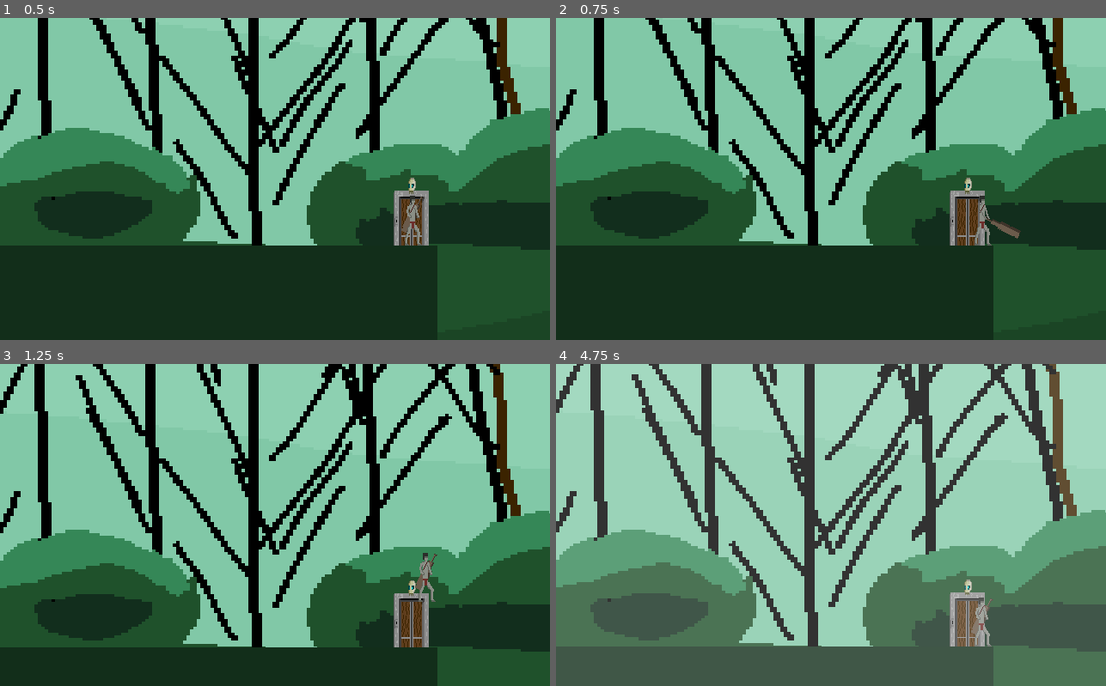
Above: before the commit, frames 1-4 (two rows, left to right).
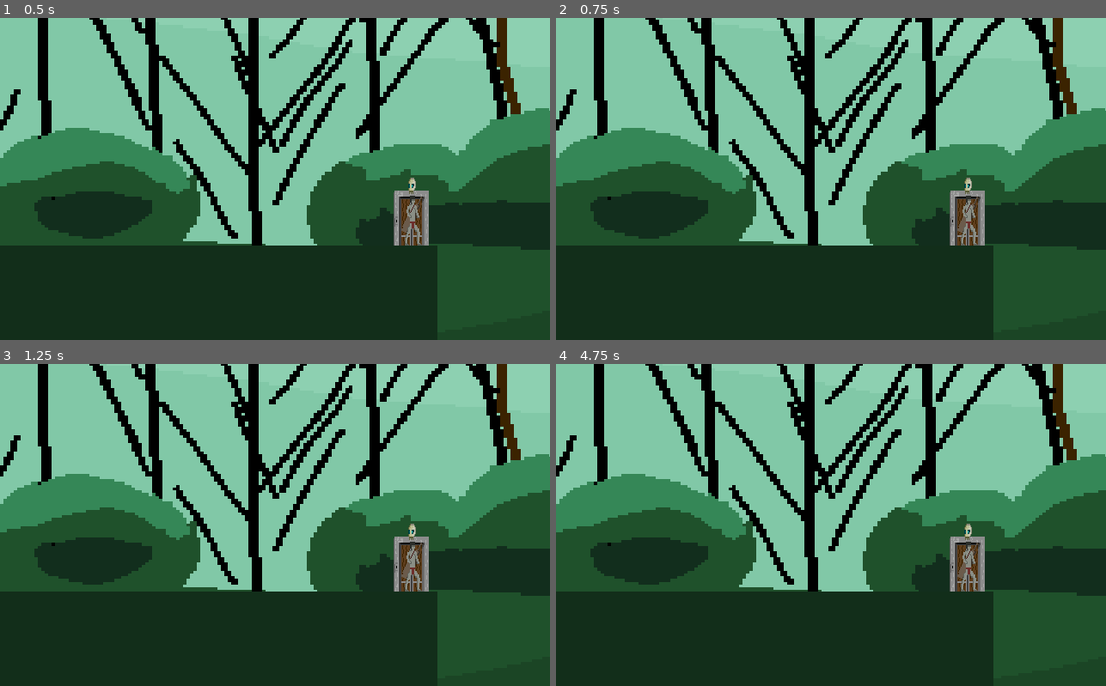
Above: after the commit, the same moments.

Repository: vydramain/Comfymaid
Game: Godot game, scene res://scenes/Main.tscn
Same seed, same stepped clock (60 frames per second), same inputs: the game is played once before the commit and once after it. Sound files missing from this copy of the repository are replaced by a short silence.
Inputs:
- Up to frame 1 (0.5 s): no input
- Up to frame 2 (0.75 s): tap Enter at 0.5 s; hold D (move_right, bound only before the commit) from 0.53 s (still down); hold K (interact, bound only before the commit) from 0.53 s (still down); tap J (attack, bound only before the commit) at 0.6 s
- Up to frame 3 (1.25 s): keep holding D (move_right, bound only before the commit); keep holding K (interact, bound only before the commit); tap Space (jump, bound only before the commit) at 0.77, 1.07 s
- Up to frame 4 (4.75 s): release K (interact, bound only before the commit) at 1.28 s; tap K (interact, bound only before the commit) at 1.35, 3.05 s; tap Space (jump, bound only before the commit) at 1.52, 1.55, 1.82, 2.1, 3.02, 3.32, 3.77, 3.8, 4.07, 4.52 s; release D (move_right, bound only before the commit) at 2.03 s; hold A (move_left, bound only before the commit) 2.03-2.78 s; tap J (attack, bound only before the commit) at 2.3, 2.85, 4.35 s; hold D (move_right, bound only before the commit) 2.78-4.28 s; hold K (interact, bound only before the commit) 3.53-4.28 s; tap R (reset, bound only before the commit) at 4.15 s; hold A (move_left, bound only before the commit) from 4.28 s (still down)

Frame 1 is identical in both runs. In frame 2, 0.5% of the frame differs, in the area x 72-85%, y 55-71%; in frame 3, 50%; in frame 4, 96%, in the area x 0-100%, y 0-100%.
Error after the commit: Parse Error: Static function "get_joy_button_string()" not found in base "GDScriptNativeClass". (res://scripts/config/input_ui_config.gd:26)

Commit message:
Define input map and prompt labels

Diff:
--- a/project.godot
+++ b/project.godot
@@ -25,3 +25,12 @@
 window/size/viewport_width=640
 window/size/viewport_height=375
 window/stretch/mode="viewport"
+
+[input]
+
+move_left={"deadzone":0.2,"events":[{"type":"key","keycode":65,"physical_keycode":65},{"type":"key","keycode":16777231,"physical_keycode":16777231},{"type":"joypad_motion","axis":0,"axis_value":-1.0}]}
+move_right={"deadzone":0.2,"events":[{"type":"key","keycode":68,"physical_keycode":68},{"type":"key","keycode":16777233,"physical_keycode":16777233},{"type":"joypad_motion","axis":0,"axis_value":1.0}]}
+jump={"deadzone":0.5,"events":[{"type":"key","keycode":32,"physical_keycode":32},{"type":"joypad_button","button_index":0}]}
+attack={"deadzone":0.5,"events":[{"type":"key","keycode":74,"physical_keycode":74},{"type":"joypad_button","button_index":2}]}
+interact={"deadzone":0.5,"events":[{"type":"key","keycode":75,"physical_keycode":75},{"type":"joypad_button","button_index":3}]}
+reset={"deadzone":0.5,"events":[{"type":"key","keycode":82,"physical_keycode":82},{"type":"joypad_button","button_index":10}]}
--- /dev/null
+++ b/scripts/config/input_ui_config.gd
@@ -0,0 +1,31 @@
+extends Resource
+class_name input_ui_config
+
+@export var token_actions: Dictionary = {
+	"MOVE": PackedStringArray(["move_left", "move_right"]),
+	"JUMP": PackedStringArray(["jump"]),
+	"ATTACK": PackedStringArray(["attack"]),
+	"INTERACT": PackedStringArray(["interact"]),
+	"RESET": PackedStringArray(["reset"]),
+}
+@export var keyboard_joiner: String = "/"
+@export var gamepad_joiner: String = "/"
+@export var gamepad_button_labels: Dictionary = {
+	JoyButton.JOY_BUTTON_A: "A",
+	JoyButton.JOY_BUTTON_X: "X",
+	JoyButton.JOY_BUTTON_Y: "△",
+	JoyButton.JOY_BUTTON_RIGHT_STICK: "R3",
+}
+@export var gamepad_axis_labels: Dictionary = {
+	JoyAxis.JOY_AXIS_LEFT_X: "LS",
+}
+
+func get_gamepad_button_label(button_index: int) -> String:
+	if gamepad_button_labels.has(button_index):
+		return str(gamepad_button_labels[button_index])
+	return Input.get_joy_button_string(button_index)
+
+func get_gamepad_axis_label(axis: int) -> String:
+	if gamepad_axis_labels.has(axis):
+		return str(gamepad_axis_labels[axis])
+	return Input.get_joy_axis_string(axis)
--- /dev/null
+++ b/scripts/config/input_ui_config.tres
@@ -0,0 +1,24 @@
+[gd_resource type="Resource" script_class="input_ui_config" load_steps=2 format=3]
+
+[ext_resource type="Script" path="res://scripts/config/input_ui_config.gd" id="1"]
+
+[resource]
+script = ExtResource("1")
+token_actions = {
+"ATTACK": PackedStringArray(["attack"]),
+"INTERACT": PackedStringArray(["interact"]),
+"JUMP": PackedStringArray(["jump"]),
+"MOVE": PackedStringArray(["move_left", "move_right"]),
+"RESET": PackedStringArray(["reset"])
+}
+keyboard_joiner = "/"
+gamepad_joiner = "/"
+gamepad_button_labels = {
+0: "A",
+2: "X",
+3: "△",
+10: "R3"
+}
+gamepad_axis_labels = {
+0: "LS"
+}
--- a/scripts/game_director.gd
+++ b/scripts/game_director.gd
@@ -7,25 +7,8 @@
 static var instance: Node
 
 const INPUT_TYPE_INVALID := -1
-const INPUT_ACTION_LABELS := {
-	InputType.KEYBOARD: {
-		"MOVE": "A/D",
-		"JUMP": "Space",
-		"ATTACK": "J",
-		"INTERACT": "K",
-		"RESET": "R",
-	},
-	InputType.GAMEPAD: {
-		"MOVE": "LS",
-		"JUMP": "A",
-		"ATTACK": "X",
-		"INTERACT": "△",
-		"RESET": "R3",
-	},
-}
+const INPUT_UI_CONFIG_PATH := "res://scripts/config/input_ui_config.tres"
 const JOYPAD_DEADZONE := 0.2
-const JOYPAD_IGNORE_KEYWORDS := ["Keyboard", "Virtual", "Steam"]
-const JOYPAD_PREFERRED_KEYWORDS := ["DualSense", "Wireless Controller", "Sony", "PS5"]
 const WHITEOUT_FADE_MIN := 0.5
 const WHITEOUT_FADE_MAX := 3.0
 
@@ -45,15 +28,15 @@
 var whiteout_ui: Node
 var _scene_manager_connected := false
 var _dialogue_connected := false
-var _joypad_device_id := -1
 var _last_input_type := InputType.KEYBOARD
 var _input_handlers: Dictionary = {}
+var _ui_config: input_ui_config
 
 func _ready() -> void:
 	instance = self
-	_configure_input_map()
-	_setup_joypad_bindings()
-	Input.joy_connection_changed.connect(_on_joy_connection_changed)
+	_ui_config = load(INPUT_UI_CONFIG_PATH) as input_ui_config
+	if _ui_config == null:
+		_ui_config = input_ui_config.new()
 	_setup_input_handlers()
 	_resolve_ui()
 	_connect_dialogue()
@@ -216,117 +199,6 @@
 	state = GameState.HUB_FREE if scene_name == "Hub" else GameState.BOSSROOM_FREE
 	_set_player_movement(true)
 
-func _configure_input_map() -> void:
-	_ensure_action("move_left")
-	_ensure_action("move_right")
-	_ensure_action("jump")
-	_ensure_action("attack")
-	_ensure_action("interact")
-	_ensure_action("reset")
-
-	_add_key("move_left", Key.KEY_A)
-	_add_key("move_left", Key.KEY_LEFT)
-	_add_key("move_right", Key.KEY_D)
-	_add_key("move_right", Key.KEY_RIGHT)
-	_add_key("jump", Key.KEY_SPACE)
-	_add_key("attack", Key.KEY_J)
-	_add_key("interact", Key.KEY_K)
-	_add_key("reset", Key.KEY_R)
-
-	_add_joy_button("jump", JoyButton.JOY_BUTTON_A)
-	_add_joy_button("attack", JoyButton.JOY_BUTTON_X)
-	_add_joy_button("interact", JoyButton.JOY_BUTTON_Y)
-
-	_add_joy_motion("move_left", JoyAxis.JOY_AXIS_LEFT_X, -1.0)
-	_add_joy_motion("move_right", JoyAxis.JOY_AXIS_LEFT_X, 1.0)
-
-func _ensure_action(action_name: StringName) -> void:
-	if not InputMap.has_action(action_name):
-		InputMap.add_action(action_name)
-
-func _add_key(action_name: StringName, keycode: Key) -> void:
-	var event := InputEventKey.new()
-	event.keycode = keycode
-	event.physical_keycode = keycode
-	if not _has_event(action_name, event):
-		InputMap.action_add_event(action_name, event)
-
-func _add_joy_button(action_name: StringName, button: JoyButton) -> void:
-	var event := InputEventJoypadButton.new()
-	event.button_index = button
-	if _joypad_device_id != -1:
-		event.device = _joypad_device_id
-	if not _has_event(action_name, event):
-		InputMap.action_add_event(action_name, event)
-
-func _add_joy_motion(action_name: StringName, axis: JoyAxis, axis_value: float) -> void:
-	var event := InputEventJoypadMotion.new()
-	event.axis = axis
-	event.axis_value = axis_value
-	if _joypad_device_id != -1:
-		event.device = _joypad_device_id
-	if not _has_event(action_name, event):
-		InputMap.action_add_event(action_name, event)
-
-func _has_event(action_name: StringName, event: InputEvent) -> bool:
-	for existing in InputMap.action_get_events(action_name):
-		if existing is InputEventKey and event is InputEventKey:
-			if existing.keycode == event.keycode:
-				return true
-		elif existing is InputEventJoypadButton and event is InputEventJoypadButton:
-			if existing.button_index == event.button_index and existing.device == event.device:
-				return true
-		elif existing is InputEventJoypadMotion and event is InputEventJoypadMotion:
-			if existing.axis == event.axis and existing.axis_value == event.axis_value and existing.device == event.device:
-				return true
-	return false
-
-func _setup_joypad_bindings() -> void:
-	_joypad_device_id = _select_joypad_id()
-	_clear_joypad_events("move_left")
-	_clear_joypad_events("move_right")
-	_clear_joypad_events("jump")
-	_clear_joypad_events("attack")
-	_clear_joypad_events("interact")
-	if _joypad_device_id == -1:
-		return
-	_add_joy_button("jump", JoyButton.JOY_BUTTON_A)
-	_add_joy_button("attack", JoyButton.JOY_BUTTON_X)
-	_add_joy_button("interact", JoyButton.JOY_BUTTON_Y)
-	_add_joy_motion("move_left", JoyAxis.JOY_AXIS_LEFT_X, -1.0)
-	_add_joy_motion("move_right", JoyAxis.JOY_AXIS_LEFT_X, 1.0)
-
-func _clear_joypad_events(action_name: StringName) -> void:
-	for event in InputMap.action_get_events(action_name):
-		if event is InputEventJoypadButton or event is InputEventJoypadMotion:
-			InputMap.action_erase_event(action_name, event)
-
-func _select_joypad_id() -> int:
-	var ids := Input.get_connected_joypads()
-	if ids.is_empty():
-		return -1
-	var fallback := int(ids[0])
-	var best := INPUT_TYPE_INVALID
-	for id in ids:
-		var device_name := Input.get_joy_name(id)
-		if _matches_keywords(device_name, JOYPAD_IGNORE_KEYWORDS):
-			continue
-		if _matches_keywords(device_name, JOYPAD_PREFERRED_KEYWORDS):
-			return int(id)
-		if best == INPUT_TYPE_INVALID:
-			best = int(id)
-	return best if best != INPUT_TYPE_INVALID else fallback
-
-func _matches_keywords(device_name: String, keywords: Array) -> bool:
-	var lower := device_name.to_lower()
-	for keyword in keywords:
-		if lower.find(str(keyword).to_lower()) != -1:
-			return true
-	return false
-
-func _on_joy_connection_changed(_device: int, _connected: bool) -> void:
-	_setup_joypad_bindings()
-
 func _setup_input_handlers() -> void:
 	_input_handlers = {
 		"InputEventKey": Callable(self, "_input_from_key"),
@@ -347,8 +219,35 @@
 	return get_action_label("INTERACT")
 
 func get_action_label(action: String) -> String:
-	var map: Dictionary = INPUT_ACTION_LABELS.get(_last_input_type, INPUT_ACTION_LABELS[InputType.KEYBOARD]) as Dictionary
-	return map.get(action, "")
+	if _ui_config == null:
+		return ""
+	var action_names := _ui_config.token_actions.get(action, PackedStringArray()) as PackedStringArray
+	if action_names.is_empty():
+		return ""
+	var labels: Array[String] = []
+	for action_name in action_names:
+		var label := _get_action_label_for_action(action_name, _last_input_type)
+		if label != "" and not labels.has(label):
+			labels.append(label)
+	var joiner := _ui_config.keyboard_joiner if _last_input_type == InputType.KEYBOARD else _ui_config.gamepad_joiner
+	return joiner.join(labels)
+
+func _get_action_label_for_action(action_name: StringName, input_type: InputType) -> String:
+	for event in InputMap.action_get_events(action_name):
+		var label := _event_to_label(event, input_type)
+		if label != "":
+			return label
+	return ""
+
+func _event_to_label(event: InputEvent, input_type: InputType) -> String:
+	if input_type == InputType.KEYBOARD and event is InputEventKey:
+		return event.as_text()
+	if input_type == InputType.GAMEPAD:
+		if event is InputEventJoypadButton:
+			return _ui_config.get_gamepad_button_label(event.button_index)
+		if event is InputEventJoypadMotion:
+			return _ui_config.get_gamepad_axis_label(event.axis)
+	return ""
 
 func format_prompt_text(text: String) -> String:
 	var result := text
